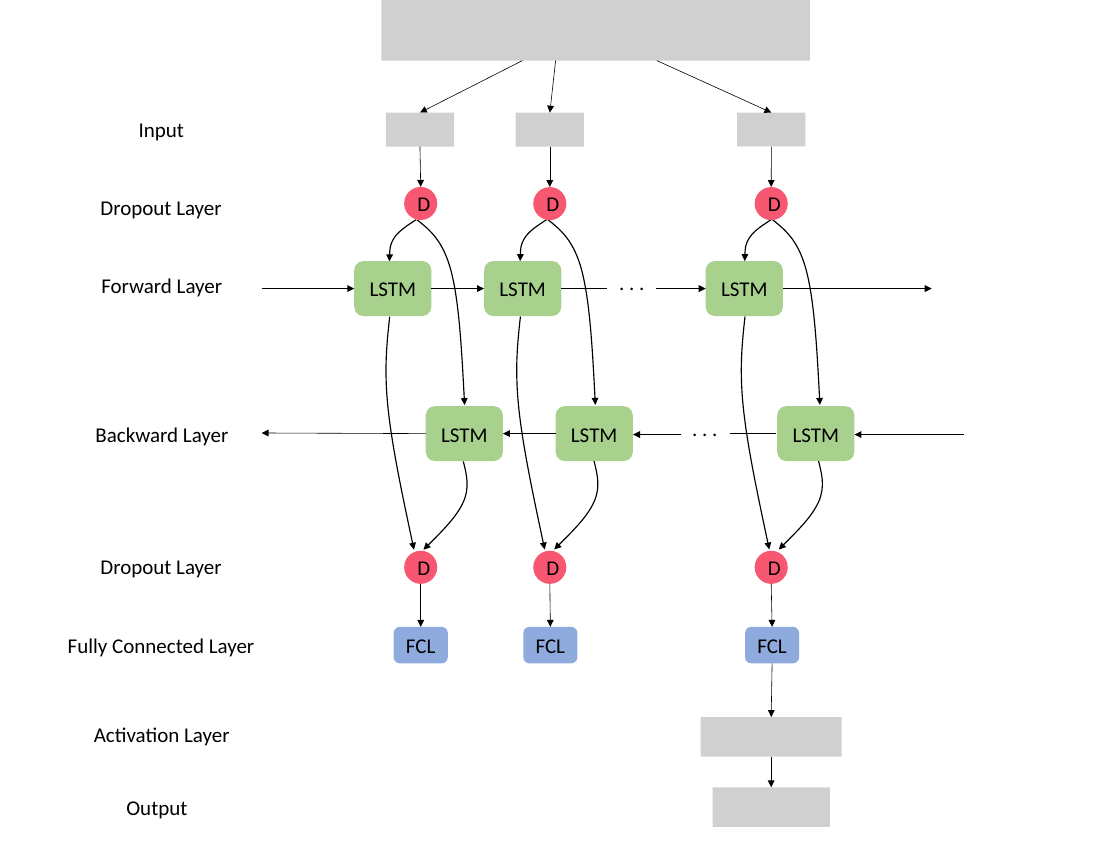
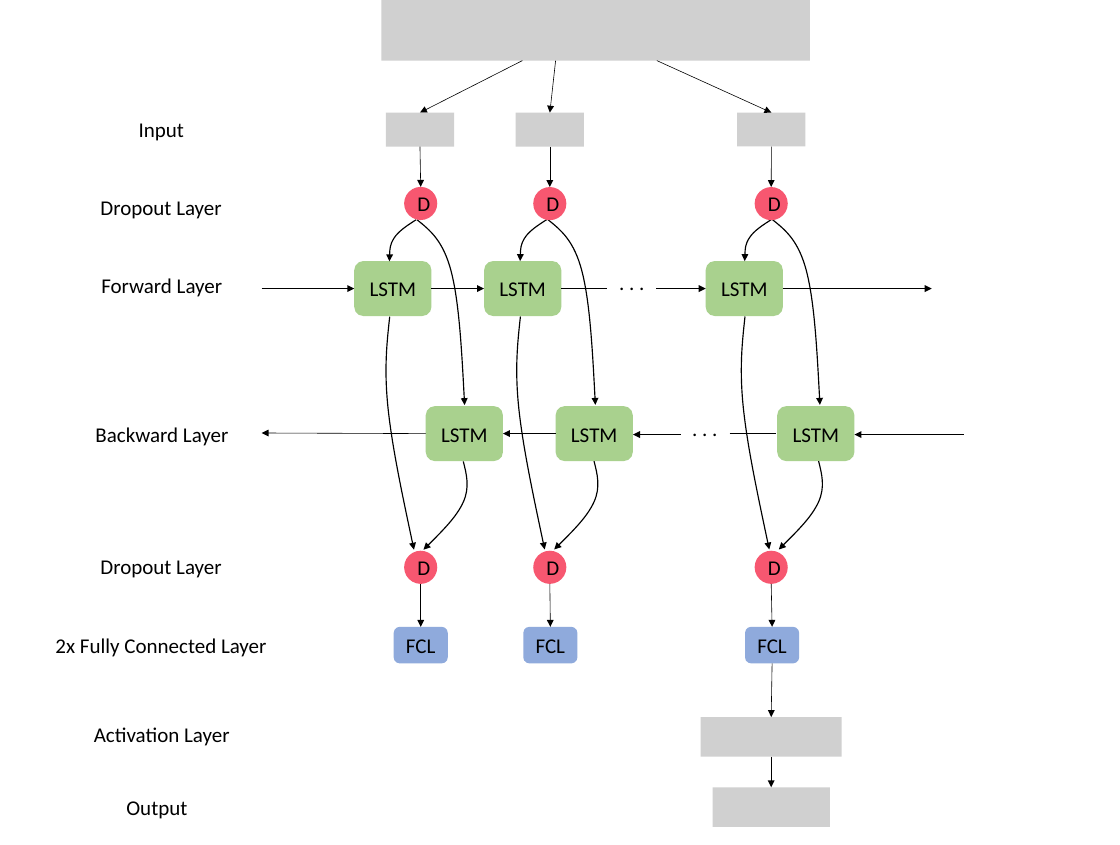
Before and after one commit to haraldott/ausarbeitung, a slide deck: slide 1 of img/lstm_model.pptx. Drawn at 1120x845 pixels with LibreOffice and Linux fonts; fonts in the diff are those of the drawing; grey boxes stand for pictures; background and template pictures are left out. Boxes give left, top, right and bottom in pixels: in the first picture for what was removed or moved away, otherwise in the second. Text is boxed around its words. In the diff, an @@ line names an element or a change of style, - is before the commit and + after.

```diff
--- a/img/lstm_model.pptx
+++ b/img/lstm_model.pptx
@@ text at (x1=55, y1=638, x2=266, y2=657): text changed @@
-Fully Connected Layer
+2x Fully Connected Layer
```
Also in this commit, not shown: 28 other files.
